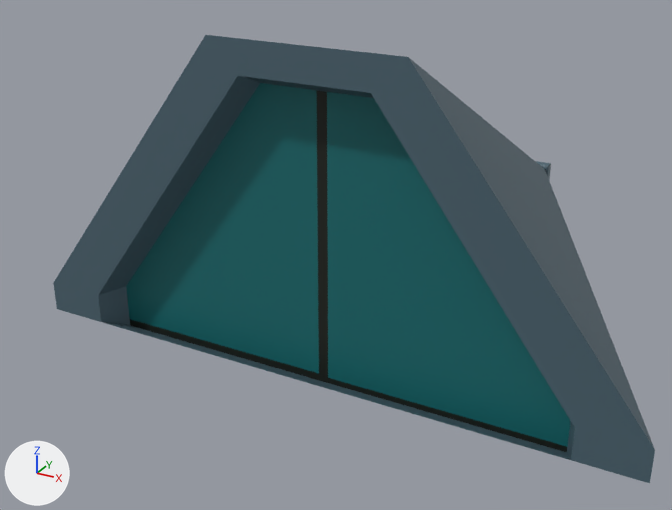
The OBJ model 3D data/model obj/door_dungeon.obj as it was, and as the next commit left it.
Rendered twice from a camera (50 mm lens) standing at (12.3, -42.6, 14.7) and looking at (-3.7, -13.5, 0.1). The axes (+X, +Y, +Z) are drawn at lower left. The lights are the same throughout. Where no turn or scale is listed for an object, it has been applied to the vertices.

Before the edit, the objects in view are built like this:
```python
me_panneau_droit_plane_003 = bpy.data.meshes.new('panneau_droit_Plane.003')
me_panneau_droit_plane_003.from_pydata(...)  # 12 vertices, 20 faces; spans x 0.0..9.0, y -21.0..-20.0, z -1.0..9.0
# faces by material slot: [12, 8]
me_panneau_droit_plane_003.materials.append(mat_aliendarkmetal)  # black #171c14
me_panneau_droit_plane_003.materials.append(mat_aliendarkbluemetal)  # dark cyan #0d6b6e
me_panneau_gauche_plane_002 = bpy.data.meshes.new('panneau_gauche_Plane.002')
me_panneau_gauche_plane_002.from_pydata(...)  # 12 vertices, 20 faces; spans x -9.0..0.0, y -21.0..-20.0, z -1.0..9.0
# faces by material slot: [14, 6]
me_panneau_gauche_plane_002.materials.append(mat_aliendarkmetal)  # black #171c14
me_panneau_gauche_plane_002.materials.append(mat_aliendarkbluemetal)  # dark cyan #0d6b6e
me_porte_cube = bpy.data.meshes.new('porte_Cube')
me_porte_cube.from_pydata(...)  # 20 vertices, 38 faces; spans x -10.0..10.0, y -22.0..-1.0, z -10.0..10.0
me_porte_cube.materials.append(mat_alienerodedmetal)  # dark blue #4b636f
ob_panneau_droit_plane_003 = bpy.data.objects.new('panneau_droit_Plane.003', me_panneau_droit_plane_003)
ob_panneau_droit_plane_003.location = (0.0, 0.0, 0.0)
ob_panneau_gauche_plane_002 = bpy.data.objects.new('panneau_gauche_Plane.002', me_panneau_gauche_plane_002)
ob_panneau_gauche_plane_002.location = (0.0, 0.0, 0.0)
ob_porte_cube = bpy.data.objects.new('porte_Cube', me_porte_cube)
ob_porte_cube.location = (0.0, 0.0, 0.0)
```
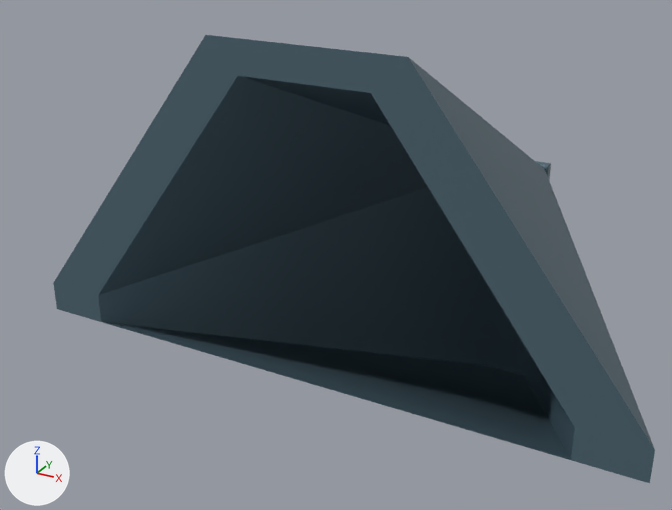
Changed parts and their boxes [x1, y1, x2, y2] in the pictures (672 x 510 px):
'panneau_droit_Plane.003', deleted (cyan): before [321, 91, 570, 452]
    faces in mat_aliendarkbluemetal (dark cyan #0d6b6e): [327, 92, 570, 447]
    faces in mat_aliendarkmetal (black #171c14): [321, 91, 567, 452]
'panneau_gauche_Plane.002', deleted (cyan): before [126, 83, 323, 381]
    faces in mat_aliendarkbluemetal (dark cyan #0d6b6e): [126, 83, 319, 373]
    faces in mat_aliendarkmetal (black #171c14): [130, 90, 323, 381]

What the commit changed:
Object 'panneau_droit_Plane.003' (ob_panneau_droit_plane_003) is deleted.
Object 'panneau_gauche_Plane.002' (ob_panneau_gauche_plane_002) is deleted.
